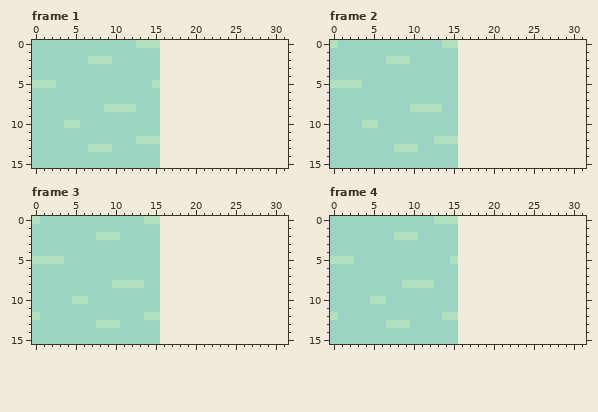
File history of a pixel-art file, examples/water.aseprite. Above is the file before it was changed.
16x16 pixels, 4 frames. Shown: frame 1, frame 2, frame 3, frame 4. The old version is drawn lined up with the new one, on the new canvas.
Once edited:
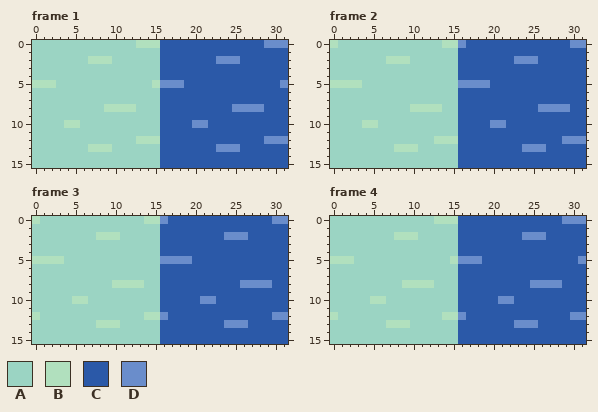
Palette (. is transparent): A #9bd4c3  B #b1e0be  C #2b59a8  D #6a8dcb
Change:
canvas 16x16 -> 32x16
Changed rows in their new state; - is an unchanged pixel.
Frame 1:
first column x 16:
 0 CCCCCCCCCCCCCDDD
 1 CCCCCCCCCCCCCCCC
 2 CCCCCCCDDDCCCCCC
 3 CCCCCCCCCCCCCCCC
 4 CCCCCCCCCCCCCCCC
 5 DDDCCCCCCCCCCCCD
 6 CCCCCCCCCCCCCCCC
 7 CCCCCCCCCCCCCCCC
 8 CCCCCCCCCDDDDCCC
 9 CCCCCCCCCCCCCCCC
10 CCCCDDCCCCCCCCCC
11 CCCCCCCCCCCCCCCC
12 CCCCCCCCCCCCCDDD
13 CCCCCCCDDDCCCCCC
14 CCCCCCCCCCCCCCCC
15 CCCCCCCCCCCCCCCC
Frame 2:
first column x 16:
 0 DCCCCCCCCCCCCCDD
 1 CCCCCCCCCCCCCCCC
 2 CCCCCCCDDDCCCCCC
 3 CCCCCCCCCCCCCCCC
 4 CCCCCCCCCCCCCCCC
 5 DDDDCCCCCCCCCCCC
 6 CCCCCCCCCCCCCCCC
 7 CCCCCCCCCCCCCCCC
 8 CCCCCCCCCCDDDDCC
 9 CCCCCCCCCCCCCCCC
10 CCCCDDCCCCCCCCCC
11 CCCCCCCCCCCCCCCC
12 CCCCCCCCCCCCCDDD
13 CCCCCCCCDDDCCCCC
14 CCCCCCCCCCCCCCCC
15 CCCCCCCCCCCCCCCC
Frame 3:
first column x 16:
 0 DCCCCCCCCCCCCCDD
 1 CCCCCCCCCCCCCCCC
 2 CCCCCCCCDDDCCCCC
 3 CCCCCCCCCCCCCCCC
 4 CCCCCCCCCCCCCCCC
 5 DDDDCCCCCCCCCCCC
 6 CCCCCCCCCCCCCCCC
 7 CCCCCCCCCCCCCCCC
 8 CCCCCCCCCCDDDDCC
 9 CCCCCCCCCCCCCCCC
10 CCCCCDDCCCCCCCCC
11 CCCCCCCCCCCCCCCC
12 DCCCCCCCCCCCCCDD
13 CCCCCCCCDDDCCCCC
14 CCCCCCCCCCCCCCCC
15 CCCCCCCCCCCCCCCC
Frame 4:
first column x 16:
 0 CCCCCCCCCCCCCDDD
 1 CCCCCCCCCCCCCCCC
 2 CCCCCCCCDDDCCCCC
 3 CCCCCCCCCCCCCCCC
 4 CCCCCCCCCCCCCCCC
 5 DDDCCCCCCCCCCCCD
 6 CCCCCCCCCCCCCCCC
 7 CCCCCCCCCCCCCCCC
 8 CCCCCCCCCDDDDCCC
 9 CCCCCCCCCCCCCCCC
10 CCCCCDDCCCCCCCCC
11 CCCCCCCCCCCCCCCC
12 DCCCCCCCCCCCCCDD
13 CCCCCCCDDDCCCCCC
14 CCCCCCCCCCCCCCCC
15 CCCCCCCCCCCCCCCC
Changed places in both pictures, as pixel boxes (x1, y1, x2, y2):
added: (160, 40, 288, 168)
added: (458, 40, 586, 168)
added: (160, 216, 288, 344)
added: (458, 216, 586, 344)
